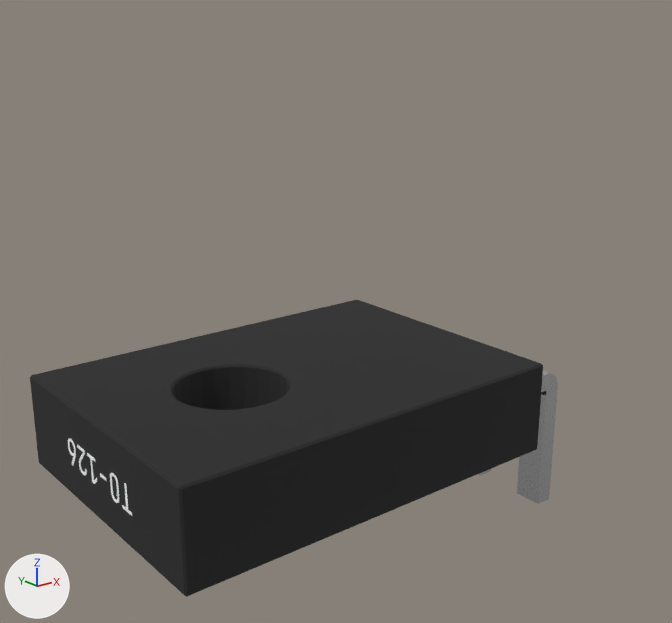
What one commit did to the glTF model data/assets/models/TO-126V/__mod__.glb.
Before and after are seen from a camera (50 mm lens) standing at (-0.01974, -0.01772, 0.01172) and looking at (-0.00549, 0.0001, 0.00459). Lighting does not change. The marker at lower left points along +X, +Y and +Z. Vertices at the same position are counted once.
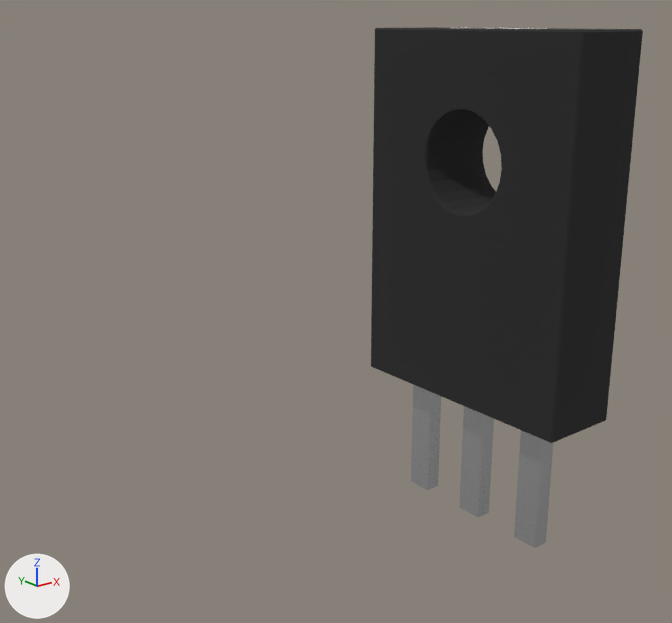
Changed parts and their boxes [x1, y1, x2, y2] in the pictures (672 x 623 px; the box of a moved part takes in the faces that stretch with it):
'Plane', reshaped (48% narrower, 75% taller)
    before: [30, 300, 558, 597]
    after: [371, 27, 643, 548]
part 1 of me_plane, moved or reshaped (not visible afterwards)
    before: [68, 438, 76, 465]
part 2 of me_plane, moved or reshaped (not visible afterwards)
    before: [77, 444, 87, 475]
part 3 of me_plane, moved or reshaped (not visible afterwards)
    before: [87, 453, 97, 484]
part 4 of me_plane, moved or reshaped
    before: [110, 473, 119, 503]
    after: [510, 28, 523, 29]
part 5 of me_plane, moved or reshaped
    before: [122, 483, 132, 516]
    after: [523, 28, 547, 29]
part 6 of me_plane, added
    after: [514, 430, 553, 548]
part 7 of me_plane, added
    after: [459, 406, 494, 517]
part 8 of me_plane, added
    after: [411, 384, 441, 490]
part 9 of me_plane, added (black)
    after: [371, 27, 643, 443]
part 10 of me_plane, deleted (black)
    before: [30, 300, 543, 597]

Diff of the bpy script that builds the scene:
```diff
--- a/data/assets/models/TO-126V/__mod__.glb.py
+++ b/data/assets/models/TO-126V/__mod__.glb.py
@@ me_plane @@
 # used by ob_plane; location = (0.0, 0.0, 0.0)
-me_plane.from_pydata(...)  # 1512 vertices, 2996 faces; spans x -0.01226..0.00025, y -0.0037..0.0037, z -0.00156..0.0034
+me_plane.from_pydata(...)  # 1320 vertices, 2612 faces; spans x -0.0012..0.0012, y -0.0037..0.0037, z -0.003..0.01151
+# me_plane part 1: the loose piece of 428 vertices spanning x -0.01226..-0.01225, y 0.00115..0.00157, z 0.00186..0.00254 is turned 90 degrees about the y axis through its middle, then moved by (0.01225, 0.0, 0.0093)
+# me_plane part 2: the loose piece of 294 vertices spanning x -0.01226..-0.01225, y 0.00061..0.00102, z 0.00185..0.00253 is turned 90 degrees about the y axis through its middle, then moved by (0.01225, 0.0, 0.00931)
+# me_plane part 3: the loose piece of 22 vertices spanning x -0.01226..-0.01225, y 0.00008..0.00049, z 0.00186..0.00253 is turned 90 degrees about the y axis through its middle, then moved by (0.01225, 0.0, 0.0093)
+# me_plane part 4: the loose piece of 408 vertices spanning x -0.01226..-0.01225, y -0.00101..-0.00063, z 0.00185..0.00254 is turned 90 degrees about the y axis through its middle, then moved by (0.01225, 0.0, 0.0093)
+# me_plane part 5: the loose piece of 16 vertices spanning x -0.01226..-0.01225, y -0.00159..-0.00114, z 0.00186..0.00253 is turned 90 degrees about the y axis through its middle, then moved by (0.01225, 0.0, 0.00931)
+# me_plane part 6: a new loose piece, a box spanning x -0.00025..0.00025, y -0.00265..-0.00185, z -0.003..0.001, in mat_0x92e79b9042f2 (light grey #dedede)
+# me_plane part 7: a new loose piece, a box spanning x -0.00025..0.00025, y -0.0004..0.0004, z -0.003..0.001, in mat_0x92e79b9042f2 (light grey #dedede)
+# me_plane part 8: a new loose piece, a box spanning x -0.00025..0.00025, y 0.00185..0.00265, z -0.003..0.001, in mat_0x92e79b9042f2 (light grey #dedede)
+# me_plane part 9: a new loose piece of 120 vertices spanning x -0.0012..0.0012, y -0.0037..0.0037, z 0.001..0.0115, in mat_0x92e79b8fa77a (black #262626)
+# me_plane part 10: the loose piece of 120 vertices spanning x -0.01225..-0.00175, y -0.0037..0.0037, z 0.001..0.0034 is deleted
 me_plane.materials.append(mat_0x92e79b8fa77a)
```
